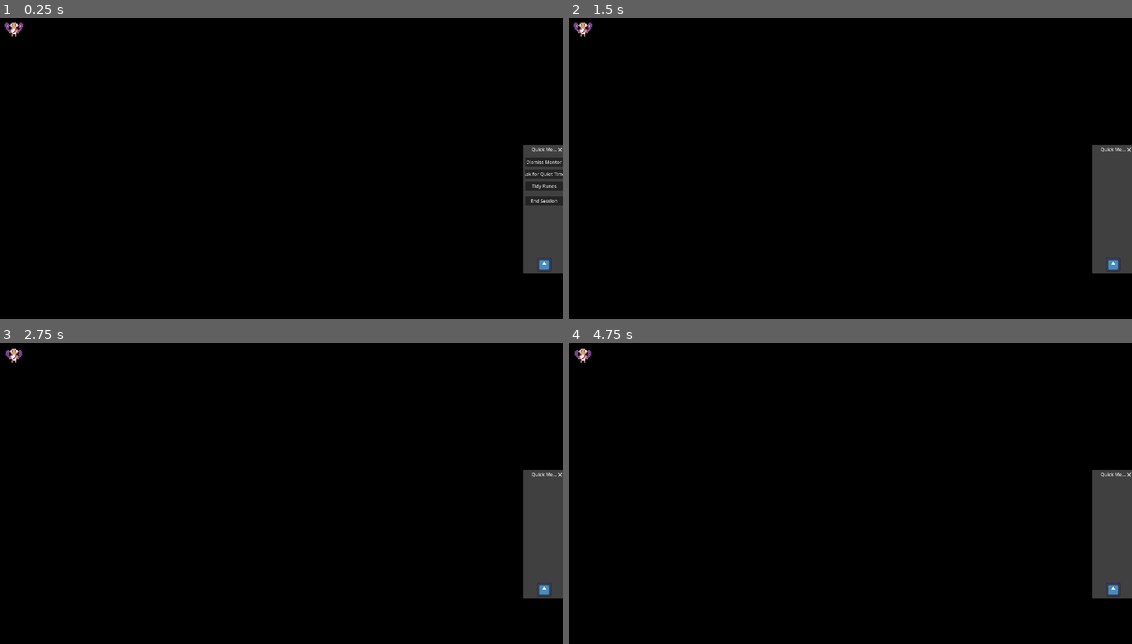
Above: before the commit, frames 1-4 (two rows, left to right).
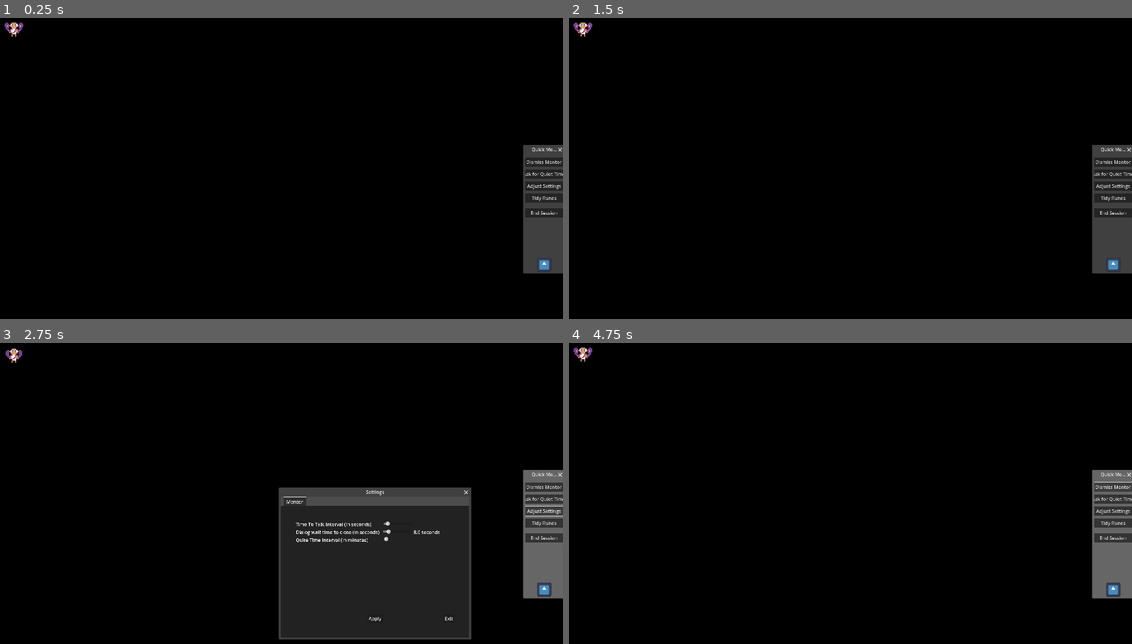
Above: after the commit, the same moments.

Repository: Cilka/Mshauri
Game: Godot game, scene res://src/Main.tscn
Same seed, same stepped clock (60 frames per second), same inputs: the game is played once before the commit and once after it. The engine's default icon, where the game draws it, is replaced by a stand-in: a white triangle on a blue panel in a dark square.
Inputs (mouse positions are in pixels of both pictures, inside the frame that each line leads up to):
- Up to frame 1 (0.25 s): no input
- Up to frame 2 (1.5 s): click "Tidy Runes" at 0.5 s; click (1115, 264) at 1.25 s
- Up to frame 3 (2.75 s): click (546, 511) at 2 s, where only the run after the commit has a clickable "Adjust Settings"
- Up to frame 4 (4.75 s): click (946, 619) at 2.75 s, where only the run after the commit has a clickable "Apply"; click (1115, 487) at 3.5 s, where only the run after the commit has a clickable "Dismiss Mentor"; click (1115, 487) at 4.25 s, where only the run after the commit has a clickable "Beckon Mentor"

The runs differ from the first frame. In frame 1, 0.4% of the frame differs, in the area x 93-100%, y 55-67%; in frame 2, 0.9%; in frame 3, 19%, in the area x 49-100%, y 42-99%; in frame 4, 2.1%.

Commit message:
added settings

Diff:
--- a/project.godot
+++ b/project.godot
@@ -21,7 +21,6 @@
 Conch="res://src/Conch.gd"
 Weaver="*res://src/Windows/WindowWeaver.gd"
 System="*res://src/System.gd"
-SystemTray="res://src/SystemTray.gd"
 EventFlagger="*res://src/EventFlagger.gd"
 
 [display]
--- a/src/Friend.tscn
+++ b/src/Friend.tscn
@@ -109,6 +109,9 @@
 wait_time = 20.0
 autostart = true
 
+[node name="QuietTimer" type="Timer" parent="."]
+one_shot = true
+
 [connection signal="mouse_entered" from="MouseDetector" to="." method="_on_mouse_detector_mouse_entered"]
 [connection signal="mouse_entered" from="MouseDetector" to="MouseDetector" method="_on_mouse_entered"]
 [connection signal="mouse_exited" from="MouseDetector" to="." method="_on_mouse_detector_mouse_exited"]
--- a/src/System.gd
+++ b/src/System.gd
@@ -1,9 +1,45 @@
 extends Node
 
 @export var TextSpeed : float = 0.5
-
-
+#default 5 minutes
+@export var WaitToTalkInterval: float:
+	set(new_value):
+		WaitToTalkInterval = new_value
+		WaitToTalkIntervalChanged.emit(new_value)
+@export var WaitToCloseDialogInterval: float:
+	set(new_value):
+		WaitToCloseDialogInterval = new_value
+		WaitToCloseDialogIntervalChanged.emit(new_value)
+@export var QuietTimeInterval: float:
+	set(new_value):
+		QuietTimeInterval = new_value
+		QuietTimeIntervalChanged.emit(new_value)
+signal QuietTimeIntervalChanged(new_value)
+signal WaitToCloseDialogIntervalChanged(new_value)
+signal WaitToTalkIntervalChanged(new_value)
+var config = ConfigFile.new()
+const SETTINGS_FILE_PATH = "user://settings.ini"
+func _ready():
+	if !FileAccess.file_exists(SETTINGS_FILE_PATH):
+		WaitToCloseDialogInterval = 8
+		WaitToTalkInterval = 300
+		QuietTimeInterval = 0
+		config.set_value("Mentor","WaitToTalkInterval",WaitToTalkInterval)
+		config.set_value("Mentor","WaitToCloseDialogInterval",WaitToCloseDialogInterval)
+		config.set_value("Mentor","QuietTimeInterval",QuietTimeInterval)
+		config.save(SETTINGS_FILE_PATH)
+	else:
+		config.load(SETTINGS_FILE_PATH)
 func save(location: String, data: Dictionary ):
 	var f  = FileAccess.open(location, FileAccess.WRITE)
 	f.store(data)
 	f.close()
+func save_settings():
+	config.set_value("Mentor","WaitToTalkInterval",WaitToTalkInterval)
+	config.set_value("Mentor","WaitToCloseDialogInterval",WaitToCloseDialogInterval)
+	config.set_value("Mentor","QuietTimeInterval",QuietTimeInterval)
+	config.save(SETTINGS_FILE_PATH)
+
+func set_quiet_time(new_value):
+	QuietTimeInterval = new_value
+	QuietTimeIntervalChanged.emit(new_value)
--- a/src/Windows/DialogBox.gd
+++ b/src/Windows/DialogBox.gd
@@ -18,6 +18,8 @@
 func _ready():
 	talking.connect(_on_talk_ready)
 	EventFlagger.dialog_request.connect(_on_dialog_request)
+	autoclose_timer.wait_time = System.WaitToCloseDialogInterval
+	System.WaitToCloseDialogIntervalChanged.connect(_on_wait_to_close_changed)
 func _process(delta:float) -> void:
 	if dialog && _section >= dialog.size():
 		_can_close_window = true
@@ -115,3 +117,5 @@
 	.queue_free()
 	_section =0
 	set_conversation(choices[index].dialog)
+func _on_wait_to_close_changed(val):
+	autoclose_timer.wait_time = val
--- a/src/Windows/QuickMenu.tscn
+++ b/src/Windows/QuickMenu.tscn
@@ -1,9 +1,7 @@
-[gd_scene load_steps=4 format=3 uid="uid://q6cw4f1dmg2"]
+[gd_scene load_steps=3 format=3 uid="uid://q6cw4f1dmg2"]
 
 [ext_resource type="Script" uid="uid://ctwcnthhp6g1h" path="res://src/Windows/quick_menu.gd" id="1_dd8xy"]
 [ext_resource type="Texture2D" uid="uid://dnw80yor1nlu0" path="res://icon.svg" id="2_ryguw"]
-
-[sub_resource type="RectangleShape2D" id="RectangleShape2D_dd8xy"]
 
 [node name="Menu" type="CanvasLayer"]
 script = ExtResource("1_dd8xy")
@@ -50,6 +48,10 @@
 layout_mode = 2
 text = "Open Journal"
 
+[node name="Settings" type="Button" parent="VBoxContainer/OptionsContainer/Options"]
+layout_mode = 2
+text = "Adjust Settings"
+
 [node name="CloseMenu" type="Button" parent="VBoxContainer/OptionsContainer/Options"]
 layout_mode = 2
 text = "Tidy Runes"
@@ -67,18 +69,12 @@
 layout_mode = 2
 size_flags_horizontal = 4
 size_flags_vertical = 10
-button_mask = 2
 texture_normal = ExtResource("2_ryguw")
 ignore_texture_size = true
 stretch_mode = 4
 
-[node name="Area2D" type="Area2D" parent="VBoxContainer/MenuActivator"]
-position = Vector2(24, 24)
-
-[node name="CollisionShape2D" type="CollisionShape2D" parent="VBoxContainer/MenuActivator/Area2D"]
-shape = SubResource("RectangleShape2D_dd8xy")
-
 [connection signal="pressed" from="VBoxContainer/OptionsContainer/Options/ToggleMentor" to="." method="_on_toggle_mentor_pressed"]
 [connection signal="pressed" from="VBoxContainer/OptionsContainer/Options/Journal" to="." method="_on_journal_pressed"]
+[connection signal="pressed" from="VBoxContainer/OptionsContainer/Options/Settings" to="." method="_on_settings_pressed"]
 [connection signal="pressed" from="VBoxContainer/OptionsContainer/Options/CloseMenu" to="." method="_on_close_menu_pressed"]
 [connection signal="pressed" from="VBoxContainer/OptionsContainer/Options/MarginContainer/Exit Application" to="." method="_on_exit_application_pressed"]
--- /dev/null
+++ b/src/Windows/Settings.tscn
@@ -0,0 +1,90 @@
+[gd_scene load_steps=2 format=3 uid="uid://dfciue722rua7"]
+
+[ext_resource type="Script" uid="uid://dqlwacwuuc05c" path="res://src/Windows/SettingsWindow.gd" id="1_ebvph"]
+
+[node name="CanvasLayer" type="CanvasLayer"]
+script = ExtResource("1_ebvph")
+
+[node name="TabContainer" type="TabContainer" parent="."]
+custom_minimum_size = Vector2(640, 480)
+offset_right = 500.0
+offset_bottom = 208.0
+size_flags_horizontal = 4
+size_flags_vertical = 4
+current_tab = 0
+
+[node name="Mentor" type="PanelContainer" parent="TabContainer"]
+layout_mode = 2
+metadata/_tab_index = 0
+
+[node name="MarginContainer" type="MarginContainer" parent="TabContainer/Mentor"]
+layout_mode = 2
+theme_override_constants/margin_left = 50
+theme_override_constants/margin_top = 50
+theme_override_constants/margin_right = 50
+theme_override_constants/margin_bottom = 50
+
+[node name="VBoxContainer" type="VBoxContainer" parent="TabContainer/Mentor/MarginContainer"]
+layout_mode = 2
+
+[node name="TalkIntervalContainer" type="HBoxContainer" parent="TabContainer/Mentor/MarginContainer/VBoxContainer"]
+layout_mode = 2
+
+[node name="TalkIntervalLabel" type="Label" parent="TabContainer/Mentor/MarginContainer/VBoxContainer/TalkIntervalContainer"]
+layout_mode = 2
+text = "Time To Talk Interval (in seconds)         "
+
+[node name="TalkInterval" type="HSlider" parent="TabContainer/Mentor/MarginContainer/VBoxContainer/TalkIntervalContainer"]
+custom_minimum_size = Vector2(100, 20)
+layout_mode = 2
+min_value = 1.0
+max_value = 3600.0
+value = 300.0
+
+[node name="TalkIntervalValueLabel" type="Label" parent="TabContainer/Mentor/MarginContainer/VBoxContainer/TalkIntervalContainer"]
+layout_mode = 2
+
+[node name="DialogCloseContainer" type="HBoxContainer" parent="TabContainer/Mentor/MarginContainer/VBoxContainer"]
+layout_mode = 2
+
+[node name="DialogCloseLabel" type="Label" parent="TabContainer/Mentor/MarginContainer/VBoxContainer/DialogCloseContainer"]
+layout_mode = 2
+text = "Dialog wait time to close (in seconds)  "
+
+[node name="DialogClose" type="HSlider" parent="TabContainer/Mentor/MarginContainer/VBoxContainer/DialogCloseContainer"]
+custom_minimum_size = Vector2(100, 20)
+layout_mode = 2
+max_value = 60.0
+value = 5.0
+ticks_on_borders = true
+
+[node name="DialogCloseValueLabel" type="Label" parent="TabContainer/Mentor/MarginContainer/VBoxContainer/DialogCloseContainer"]
+layout_mode = 2
+
+[node name="QuietTimeInterval" type="HBoxContainer" parent="TabContainer/Mentor/MarginContainer/VBoxContainer"]
+layout_mode = 2
+
+[node name="QuietTimeLabel" type="Label" parent="TabContainer/Mentor/MarginContainer/VBoxContainer/QuietTimeInterval"]
+layout_mode = 2
+text = "Quite Time Interval (in minutes)            "
+
+[node name="QuietTime" type="HSlider" parent="TabContainer/Mentor/MarginContainer/VBoxContainer/QuietTimeInterval"]
+layout_mode = 2
+tooltip_text = "If you don't want your mentor to talk at all, set it to 0."
+max_value = 1440.0
+
+[node name="QuietTimeValueLabel" type="Label" parent="TabContainer/Mentor/MarginContainer/VBoxContainer/QuietTimeInterval"]
+layout_mode = 2
+
+[node name="Apply" type="Button" parent="TabContainer/Mentor/MarginContainer"]
+layout_mode = 2
+size_flags_horizontal = 4
+size_flags_vertical = 8
+text = "Apply"
+
+[node name="Exit" type="Button" parent="TabContainer/Mentor/MarginContainer"]
+layout_mode = 2
+size_flags_horizontal = 8
+size_flags_vertical = 8
+text = "Exit
+"
--- /dev/null
+++ b/src/Windows/SettingsWindow.gd
@@ -0,0 +1,33 @@
+extends CanvasLayer
+
+@onready var talk_interval = $TabContainer/Mentor/MarginContainer/VBoxContainer/TalkIntervalContainer/TalkInterval
+@onready var dialog_close_interval = $TabContainer/Mentor/MarginContainer/VBoxContainer/DialogCloseContainer/DialogClose
+@onready var quite_time_interval =$TabContainer/Mentor/MarginContainer/VBoxContainer/QuietTimeInterval/QuietTime
+@onready var talk_interval_display= $TabContainer/Mentor/MarginContainer/VBoxContainer/TalkIntervalContainer/TalkIntervalValueLabel
+@onready var dialog_close_display= $TabContainer/Mentor/MarginContainer/VBoxContainer/DialogCloseContainer/DialogCloseValueLabel
+@onready var quiet_time_display= $TabContainer/Mentor/MarginContainer/VBoxContainer/QuietTimeInterval/QuietTimeValueLabel
+
+func _ready() -> void:
+	talk_interval.value_changed.connect(_on_talk_value_changed)
+	dialog_close_interval.value_changed.connect(_on_dialog_close_value_changed)
+	quite_time_interval.value_changed.connect(_on_quite_time_value_changed)
+	talk_interval.value = System.WaitToTalkInterval
+	dialog_close_interval.value = System.WaitToCloseDialogInterval
+	quite_time_interval.value = System.QuietTimeInterval
+	get_node("TabContainer/Mentor/MarginContainer/Apply").pressed.connect(_on_apply)
+	get_node("TabContainer/Mentor/MarginContainer/Exit").pressed.connect(_on_exit)
+
+func _on_apply():
+	System.WaitToCloseDialogInterval = dialog_close_interval.value
+	System.WaitToTalkInterval = talk_interval.value
+	System.QuietTimeInterval = quite_time_interval.value
+	System.save_settings()
+	_on_exit()
+func _on_exit():
+	get_window().close_requested.emit()
+func _on_talk_value_changed(val):
+	talk_interval_display.text = str(val) + " seconds"
+func _on_dialog_close_value_changed(val):
+	dialog_close_display.text = str(val) + " seconds"
+func _on_quite_time_value_changed(val):
+	quite_time_interval.text = str(val) + " minutes"
--- a/src/Windows/WindowWeaver.gd
+++ b/src/Windows/WindowWeaver.gd
@@ -17,7 +17,7 @@
 	if !_dialog_box:
 		_dialog_box = load("res://src/Windows/Dialog.tscn")
 	if !_settings:
-		_settings = load("res://src/Windows/ControlBoard.tscn")
+		_settings = load("res://src/Windows/Settings.tscn")
 	if !_mentor:
 		_mentor = load("res://src/Friend.tscn")
 	if !_quick_menu:
@@ -98,12 +98,11 @@
 	_windows[window].position = old_pos
 func _weave(window_pos : Vector2i,child: Node,window_title :String = "" ,is_ui : bool = true, popup: bool=false ) -> Node:
 	var new_window = _window.instantiate()
-
+	new_window.initial_position = Window.WINDOW_INITIAL_POSITION_ABSOLUTE
 	get_tree().root.get_node("/root/Main").add_child(new_window)
 	new_window.ui_view_only = is_ui
 	new_window.add_child(child)
 	new_window.resize_to_control()
-	new_window.initial_position = Window.WINDOW_INITIAL_POSITION_ABSOLUTE
 	new_window.position =  window_pos
 	_window_count += 1
 	if window_title == "":
--- a/src/Windows/quick_menu.gd
+++ b/src/Windows/quick_menu.gd
@@ -3,15 +3,11 @@
 @onready var button : TextureButton = get_node("VBoxContainer/MenuActivator")
 @onready var options : MarginContainer = get_node("VBoxContainer/OptionsContainer")
 @onready var mentor_toggle : Button = get_node("VBoxContainer/OptionsContainer/Options/ToggleMentor")
-@onready var drag_area : Area2D = get_node("VBoxContainer/MenuActivator/Area2D")
 @export var expanded_size : Vector2 = Vector2i(128, 600)
 var can_drag : bool = false
 var drag : bool = false
 func _ready() -> void:
-	button.pressed.connect(_on_activation)
-	drag_area.mouse_entered.connect(_on_mouse_entered)
-	drag_area.mouse_exited.connect(_on_mouse_exited)
-	drag_area.get_node("CollisionShape2D").shape.size = button.size
+	button.pressed.connect(_handle_mouse_input)
 	if Weaver._windows.has("Your Mentor"):
 		mentor_toggle.text = "Dismiss Mentor"
 	else:
@@ -41,9 +37,8 @@
 
 func _on_close_menu_pressed() -> void:
 	options.visible = false
-	Weaver.adjust_view(get_parent().title, button.custom_minimum_size)
-
-
+	drag = false
+	can_drag = false
 func _on_toggle_mentor_pressed() -> void:
 	if Weaver._windows.has("Your Mentor"):
 		Weaver.seal("Your Mentor")
@@ -62,9 +57,16 @@
 		return
 	Weaver.OpenJournal()
 
-func _on_mouse_entered():
-	print_debug("Quick menu sees mouse")
-	can_drag = true
-func _on_mouse_exited():
-	can_drag = false
-	drag = false
+func _handle_mouse_input():
+	if options.visible:
+		can_drag = true
+	else:
+		_on_activation()
+		can_drag = false
+		drag = false
+
+
+func _on_settings_pressed() -> void:
+	if Weaver._windows.has("Settings"):
+		return
+	Weaver.OpenSettings()
--- a/src/friend.gd
+++ b/src/friend.gd
@@ -14,6 +14,7 @@
 @onready var movement_timer = $MoveTimer
 @onready var talk_timer = $TalkTimer
 @onready var colShape = $MouseDetector/CollisionShape2D
+@onready var quiet_timer = $QuietTimer
 var current_tween : Tween
 var chat_window : Window
 func _ready():
@@ -21,6 +22,13 @@
 	Weaver.focused_window_open.connect(_on_focused_window_open)
 	Weaver.focused_window_closed.connect(_on_focused_window_closed)
 	Weaver.dialog_box_window.popup_hide.connect(_on_chat_close)
+	talk_timer.wait_time = System.WaitToTalkInterval
+	if System.QuietTimeInterval > 0:
+		quiet_timer.wait_time =System.QuietTimeInterval
+	System.QuietTimeIntervalChanged.connect(_on_quite_time_changed)
+	System.WaitToTalkIntervalChanged.connect(_on_talk_time_changed)
+
+
 func _process(delta: float) -> void:
 	#
 	get_window().position = position
@@ -134,3 +142,12 @@
 	do_not_disturb = false
 	talk_timer.start()
 	movement_timer.start()
+
+func _on_quite_time_changed(val):
+	if val  < 1:
+		do_not_disturb = true
+		return
+	quiet_timer.wait_time = val
+
+func _on_talk_time_changed(val):
+	talk_timer.wait_time = val
Not shown, added: src/Windows/SettingsWindow.gd.uid
